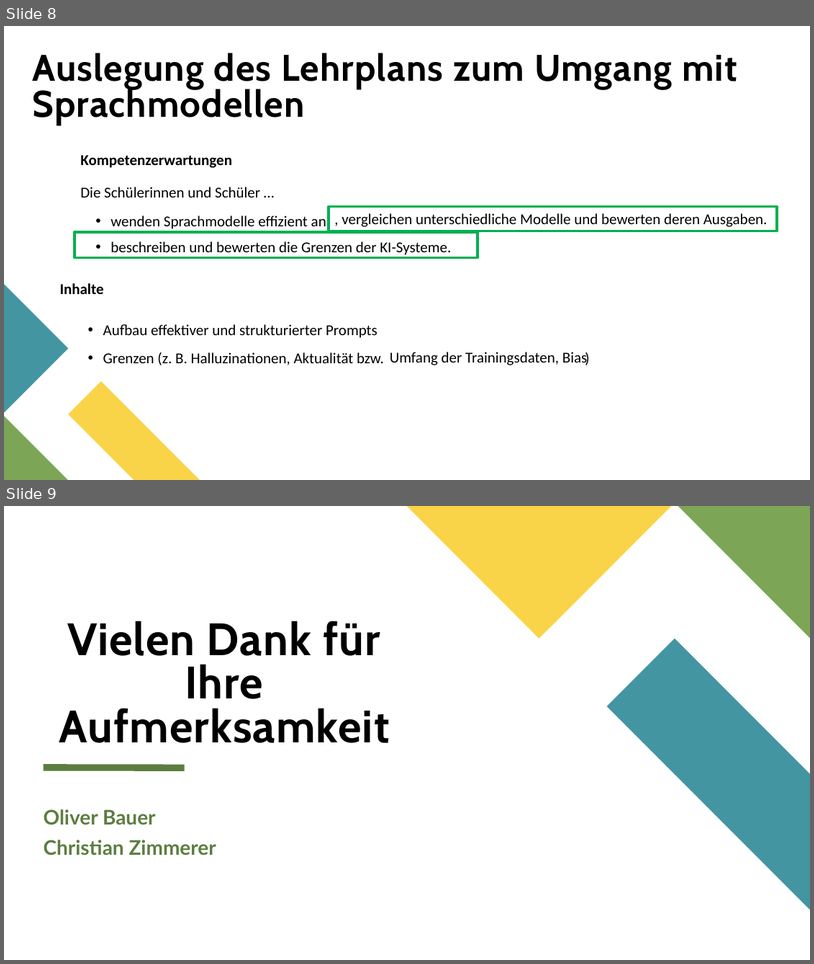
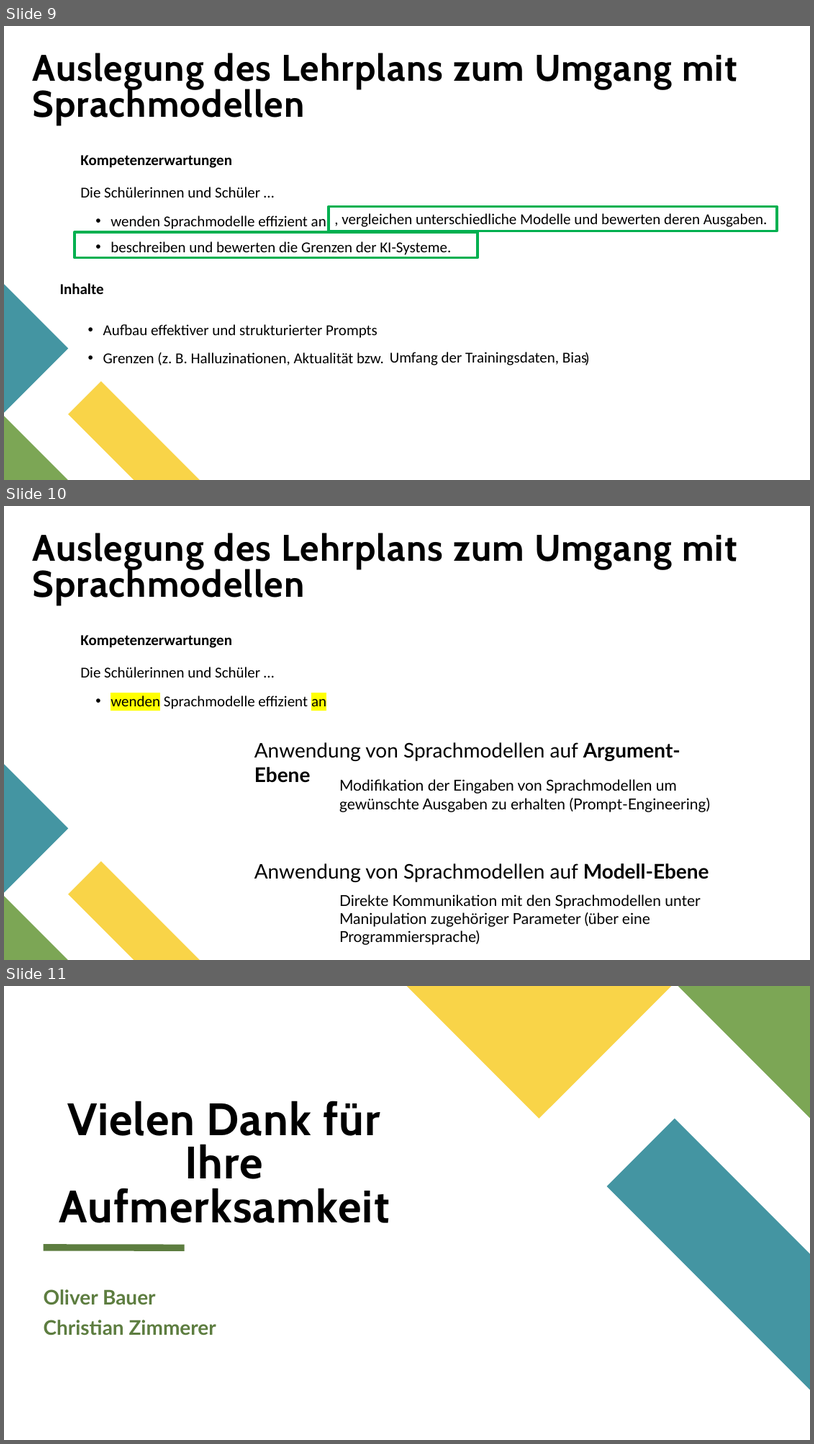
Before and after one commit to spaciva-Bauer/Fortbildungen, a slide deck: Praesentation/MB-Veranstaltung_Sprachmodelle_0.1.pptx. Shown one above the other, each under a label of ours: slides 8 and 9 before the commit, slides 9, 10 and 11 after it. The pictures are 814x964 and 814x1444 pixels, drawn with LibreOffice and Linux fonts; fonts in the diff are those of the drawing. Boxes give left, top, right and bottom in pixels: in the first picture for what was removed or moved away, otherwise in the second. Text is boxed around its words. In the diff, an @@ line names an element or a change of style, - is before the commit and + after.

```diff
--- a/Praesentation/MB-Veranstaltung_Sprachmodelle_0.1.pptx
+++ b/Praesentation/MB-Veranstaltung_Sprachmodelle_0.1.pptx
@@ slide 10 added at bbox=[4, 506, 810, 960], background #FFFFFF; not listed: 3 template elements that a slide beside it also shows @@
@@ title added at bbox=[33, 533, 738, 605], 44 pt, text #000000, bold @@
+Auslegung des Lehrplans zum Umgang mit Sprachmodellen
@@ text added at bbox=[80, 635, 260, 677], 18 pt, text #000000 @@
+Kompetenzerwartungen
+Die Schülerinnen und Schüler …
@@ text added at bbox=[111, 695, 327, 711], 18 pt, text #000000 @@
+• wenden Sprachmodelle effizient an
@@ text added at bbox=[255, 742, 681, 782], 24 pt, text #000000 @@
+Anwendung von Sprachmodellen auf Argument-Ebene
@@ text added at bbox=[340, 779, 711, 812], 18 pt, text #000000 @@
+Modifikation der Eingaben von Sprachmodellen um gewünschte Ausgaben zu erhalten (Prompt-Engineering)
@@ text added at bbox=[255, 863, 710, 882], 24 pt, text #000000 @@
+Anwendung von Sprachmodellen auf Modell-Ebene
@@ text added at bbox=[340, 894, 700, 926], 18 pt, text #000000 @@
+Direkte Kommunikation mit den Sprachmodellen unter Manipulation zugehöriger Parameter (über eine Programmiersprache)
@@ what was slide 8 is now slide 9 @@
@@ what was slide 9 is now slide 11 @@
```
Also in this commit, not shown: 1 other slide added.
